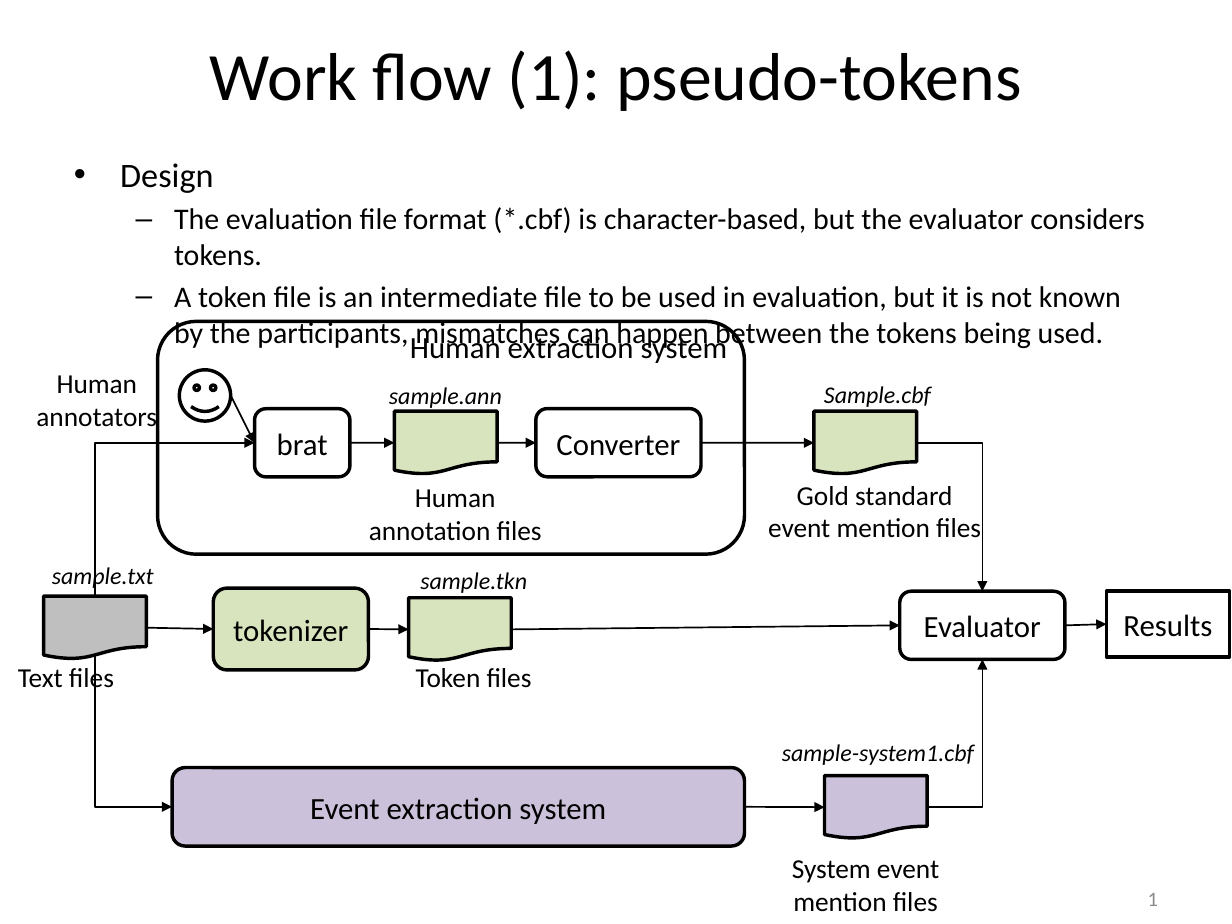
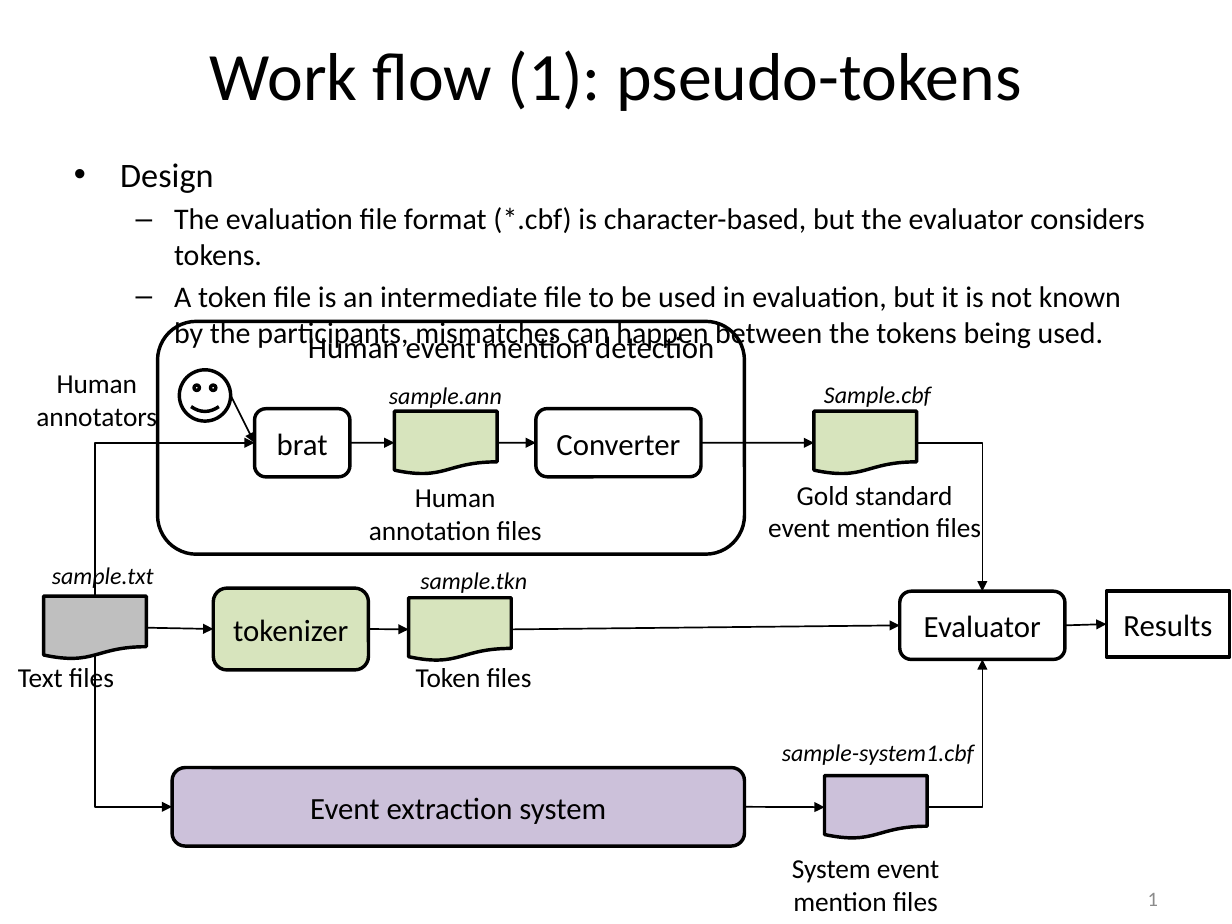
Before and after one commit to hunterhector/EvmEval, a slide deck: slide 1 of doc/evm-eval-work-flow.pptx. Drawn at 1232x924 pixels with LibreOffice and Linux fonts; fonts in the diff are those of the drawing. Boxes give left, top, right and bottom in pixels: in the first picture for what was removed or moved away, otherwise in the second. Text is boxed around its words. In the diff, an @@ line names an element or a change of style, - is before the commit and + after.

```diff
--- a/doc/evm-eval-work-flow.pptx
+++ b/doc/evm-eval-work-flow.pptx
@@ text at (x1=308, y1=332, x2=588, y2=359): text changed @@
-Human extraction system
+Human event mention detection
```
Also in this commit, not shown: 1 other slide changed.
